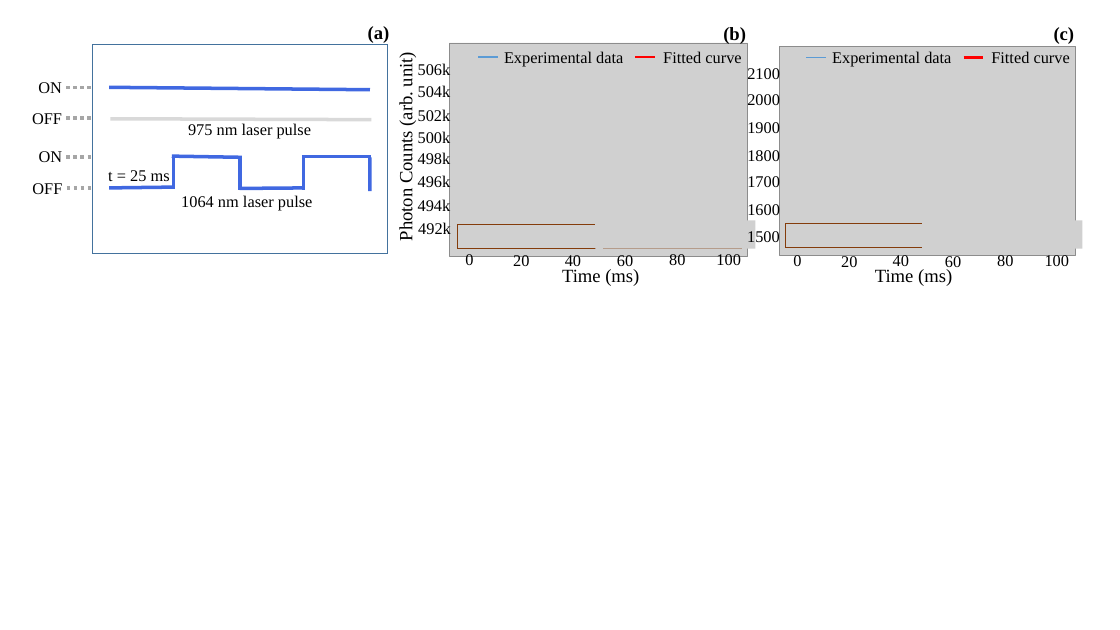
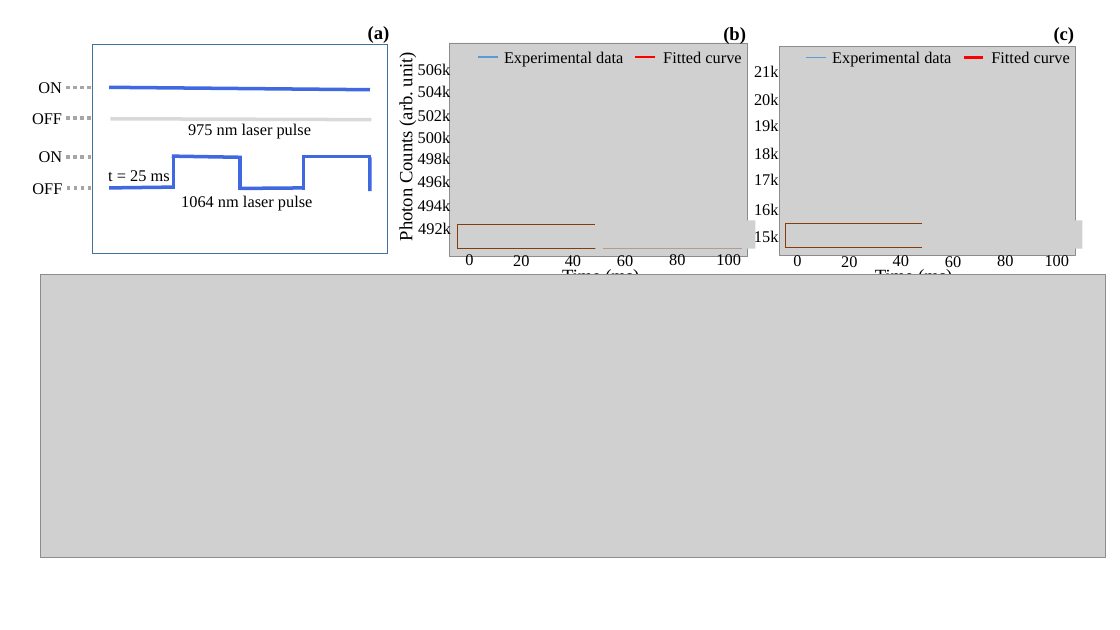
Before and after one commit to ghoshatanu857/NaBiF4_PL_analysis, a slide deck: slide 10 of NaBiF4_PL_analysis/pulse_sequence.pptx. Drawn at 1120x630 pixels with LibreOffice and Linux fonts; fonts in the diff are those of the drawing; grey boxes stand for pictures. Boxes give left, top, right and bottom in pixels: in the first picture for what was removed or moved away, otherwise in the second. Text is boxed around its words. In the diff, an @@ line names an element or a change of style, - is before the commit and + after.

```diff
--- a/NaBiF4_PL_analysis/pulse_sequence.pptx
+++ b/NaBiF4_PL_analysis/pulse_sequence.pptx
@@ text at <box>754,65,779,77</box>: text changed @@
-2100
+21k
@@ text at <box>754,93,779,105</box>: text changed @@
-2000
+20k
@@ text at <box>754,119,779,131</box>: text changed @@
-1900
+19k
@@ text at <box>754,147,779,159</box>: text changed @@
-1800
+18k
@@ text at <box>754,173,779,185</box>: text changed @@
-1700
+17k
@@ text at <box>754,203,779,215</box>: text changed @@
-1600
+16k
@@ text at <box>754,229,779,246</box>: text changed @@
-1500
+15k
@@ picture added at <box>40,275,1105,558</box> @@
```
Also in this commit, not shown: 2 other slides changed, 5 other files.
